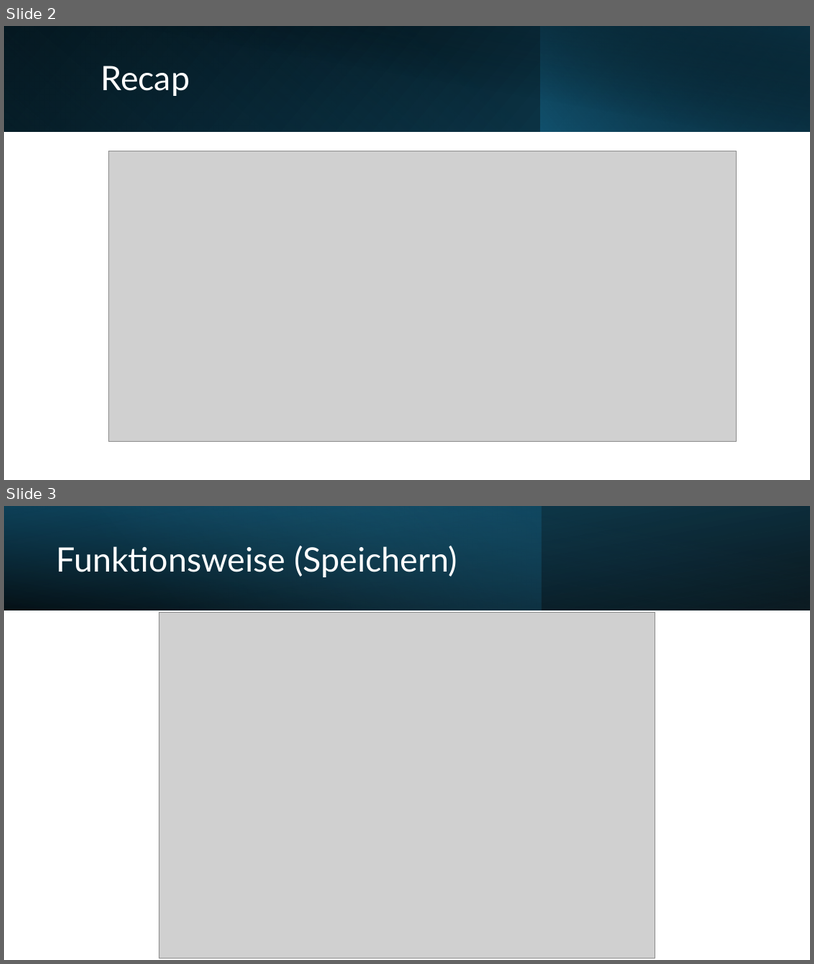
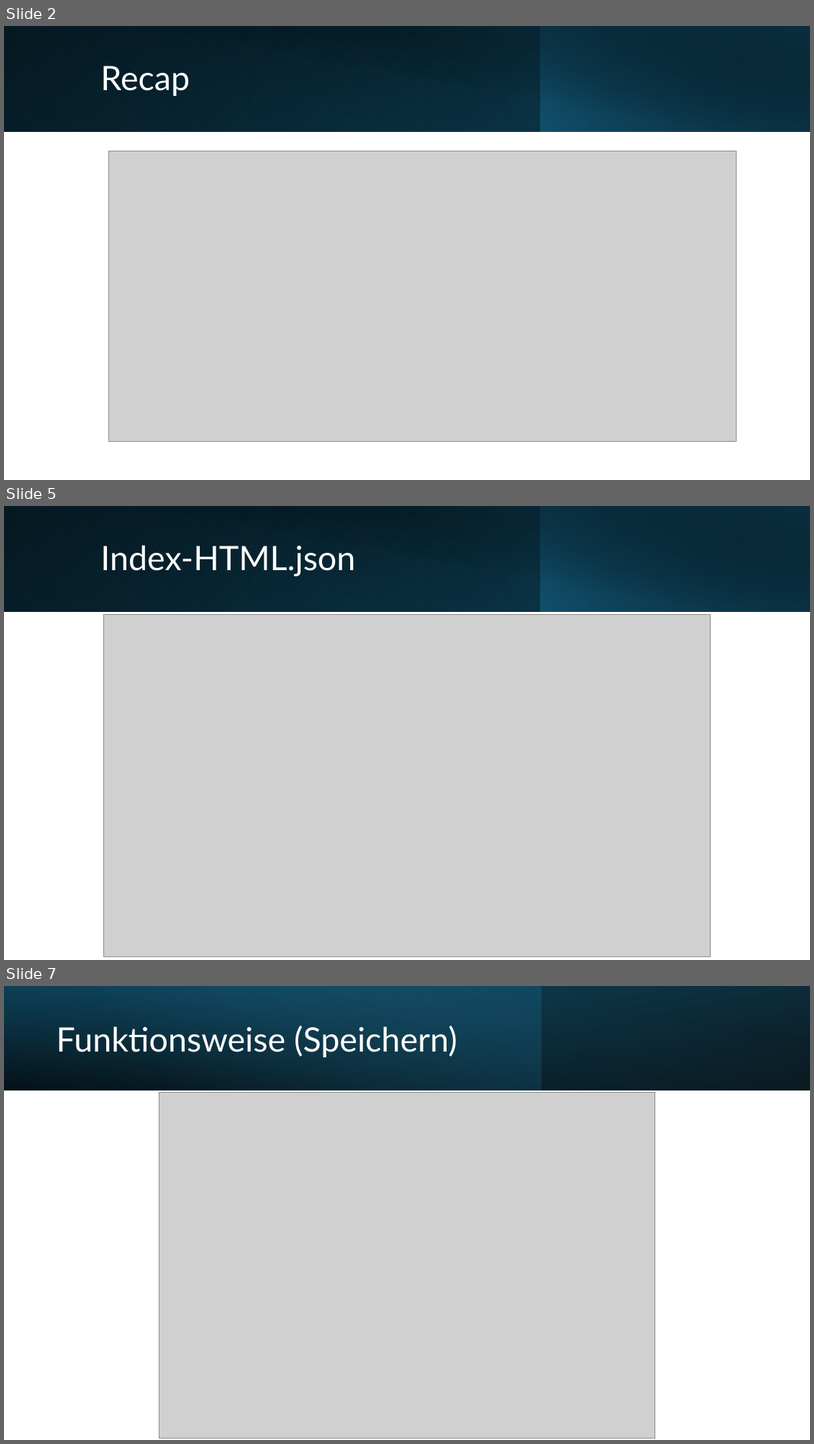
Before and after one commit to lroskn/praesi, a slide deck: Endergebnis.pptx. Shown one above the other, each under a label of ours: slides 2 and 3 before the commit, slides 2, 5 and 7 after it; the slides between them are not shown. The pictures are 814x964 and 814x1444 pixels, drawn with LibreOffice and Linux fonts; fonts in the diff are those of the drawing; grey boxes stand for pictures. Boxes give left, top, right and bottom in pixels: in the first picture for what was removed or moved away, otherwise in the second. Text is boxed around its words. In the diff, an @@ line names an element or a change of style, - is before the commit and + after.

```diff
--- a/Endergebnis.pptx
+++ b/Endergebnis.pptx
@@ slide 5 added at (4, 506, 810, 960), background #FFFFFF @@
@@ rectangle added at (4, 506, 810, 611), fill gradient #000000 to #104862 @@
@@ rectangle added at (4, 506, 541, 611), fill gradient #156082 to #0B3041 @@
@@ rectangle added at (34, 506, 810, 612), fill gradient #000000 to #0B3041 @@
@@ rectangle added at (540, 506, 810, 611), fill gradient #156082 to #000000 @@
@@ title added at (100, 545, 355, 577), 40 pt, text #FFFFFF @@
+Index-HTML.json
@@ picture added at (104, 614, 711, 957) @@
@@ what was slide 3 is now slide 7 @@
```
Also in this commit, not shown: 1 slide changed, 3 other slides added, 5 slides removed, 2 other files.
